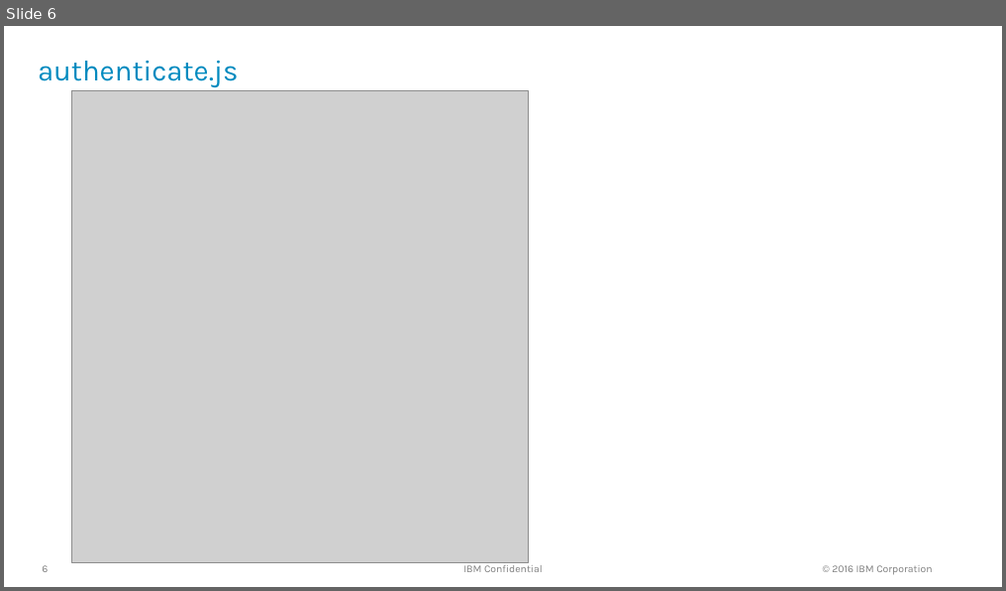
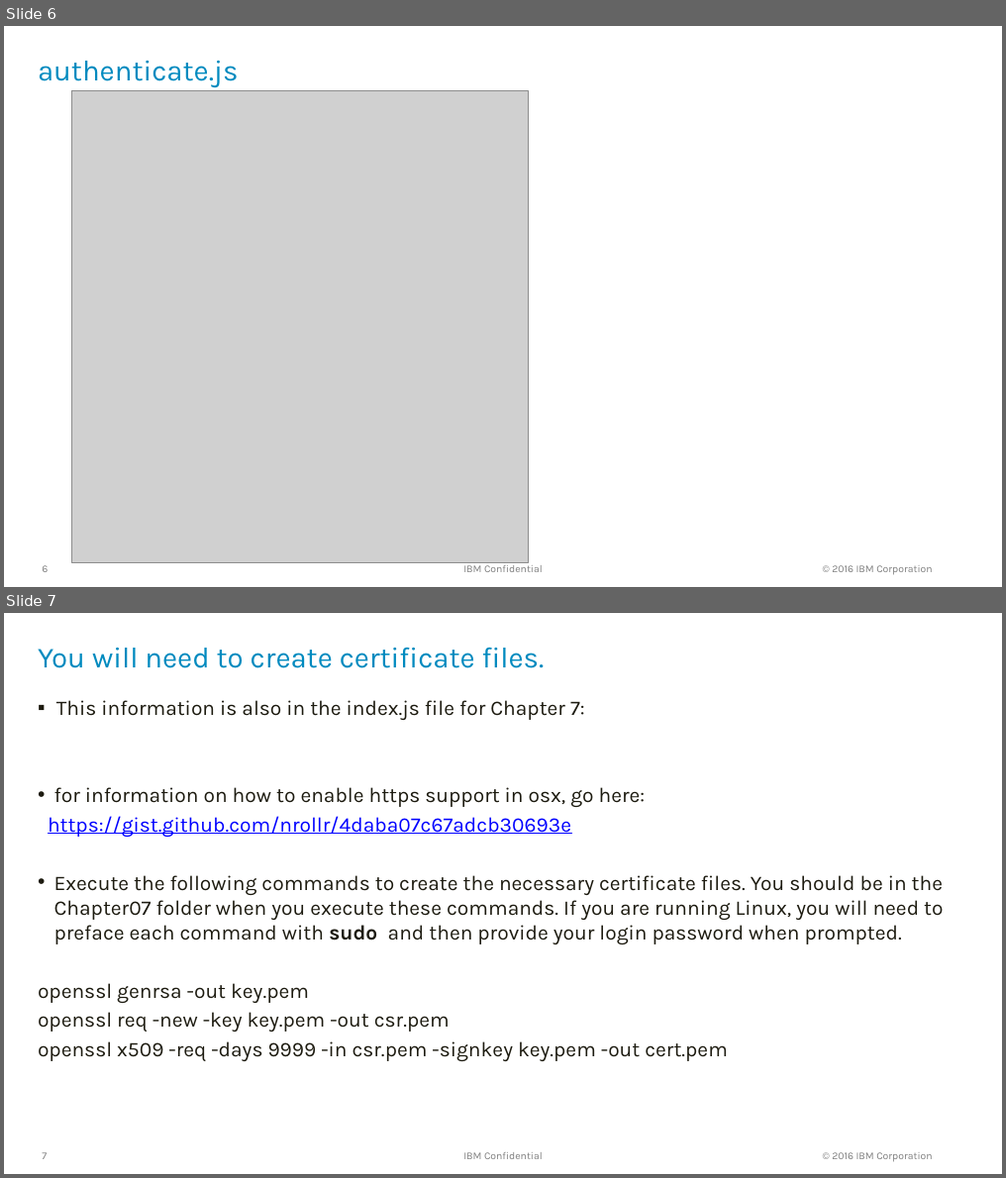
Before and after one commit to peterhsburton/ZeroToCognitive-master, a slide deck: ZeroToCognitive-master/Chapter07/Documentation/BluemixWatsonStartup Chapter07.pptx. Shown one above the other, each under a label of ours: slide 6 before the commit, slides 6 and 7 after it. The pictures are 1006x591 and 1006x1178 pixels, drawn with LibreOffice and Linux fonts; fonts in the diff are those of the drawing; grey boxes stand for pictures; background and template pictures are left out. Boxes give left, top, right and bottom in pixels: in the first picture for what was removed or moved away, otherwise in the second. Text is boxed around its words. In the diff, an @@ line names an element or a change of style, - is before the commit and + after.

Commit message:
updated chapter07 march 2

```diff
--- a/ZeroToCognitive-master/Chapter07/Documentation/BluemixWatsonStartup Chapter07.pptx
+++ b/ZeroToCognitive-master/Chapter07/Documentation/BluemixWatsonStartup Chapter07.pptx
@@ slide 7 added at <box>4,613,1002,1174</box>, background #FFFFFF; not listed: 2 template elements that a slide beside it also shows @@
@@ title added at <box>38,647,545,668</box>, 28 pt, text #008ABF @@
+You will need to create certificate files.
@@ text added at <box>38,700,943,1061</box>, 20 pt, text #1D1B10 @@
+▪ This information is also in the index.js file for Chapter 7:
+• for information on how to enable https support in osx, go here:
+https://gist.github.com/nrollr/4daba07c67adcb30693e
+• Execute the following commands to create the necessary certificate files. You should be in the Chapter07 folder when you execute these commands. If you are running Linux, you will need to preface each command with sudo and then provide your login password when prompted.
+openssl genrsa -out key.pem
+openssl req -new -key key.pem -out csr.pem
+openssl x509 -req -days 9999 -in csr.pem -signkey key.pem -out cert.pem
@@ page number added at <box>42,1153,47,1159</box>, 10 pt, text #808080 @@
+7
```
Also in this commit, not shown: 19 other files.
